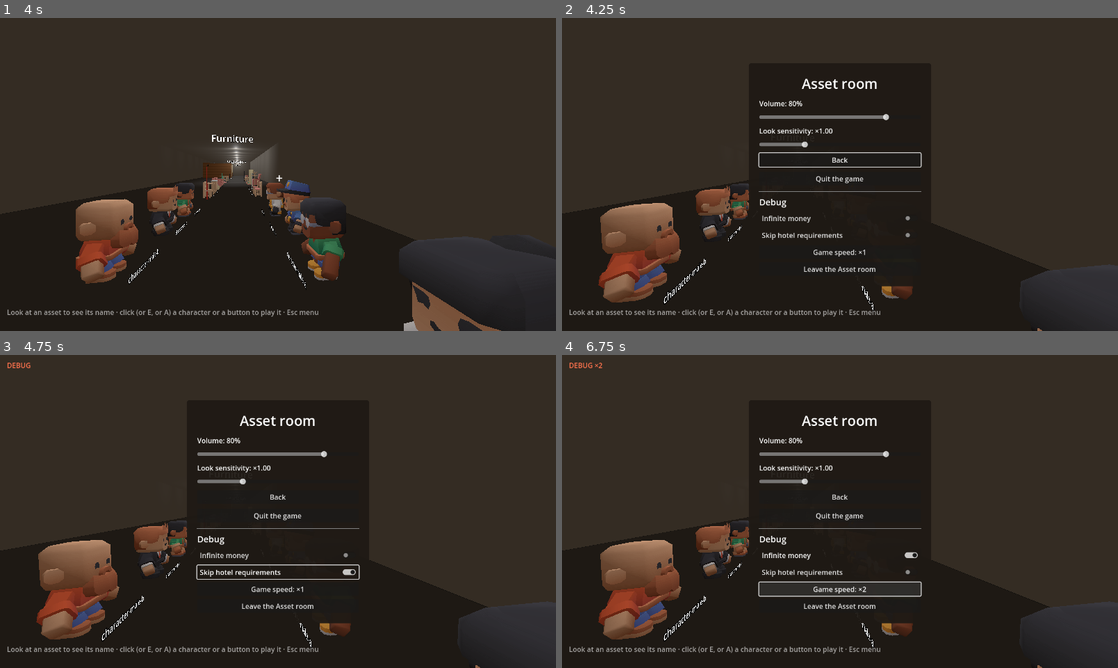
Above: before the commit, frames 1-4 (two rows, left to right).
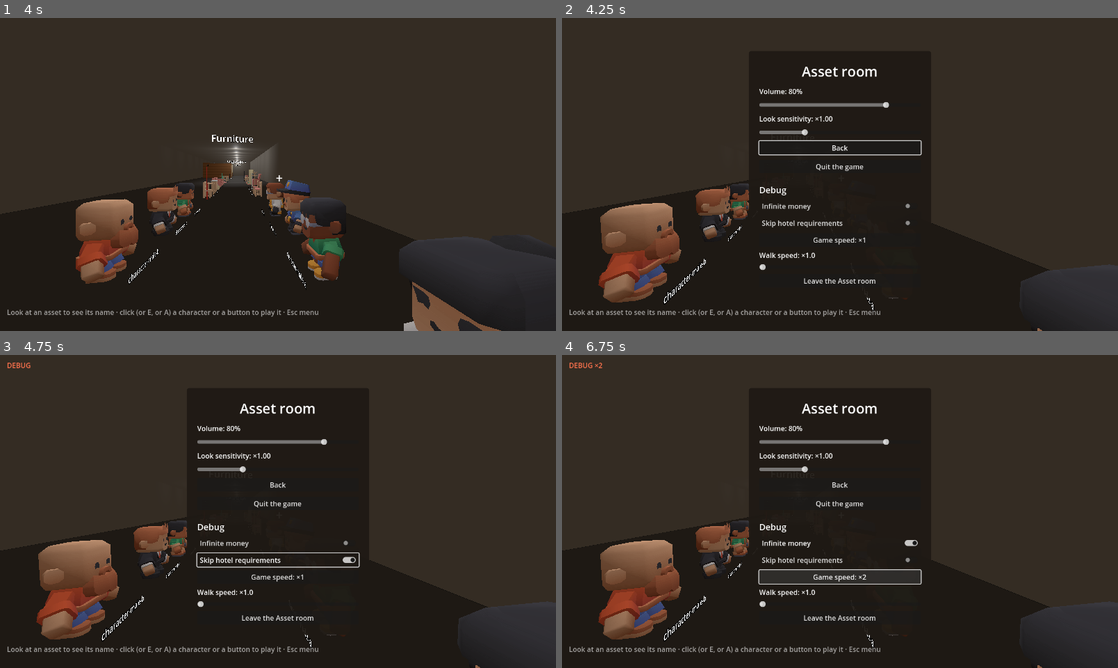
Above: after the commit, the same moments.

Repository: D-Klaassen/elevator-piccolo
Game: Godot game, scene res://scenes/asset_room.tscn
Same seed, same stepped clock (60 frames per second), same inputs: the game is played once before the commit and once after it. This scene is started directly instead of the project's main scene.
Inputs (mouse positions are in pixels of both pictures, inside the frame that each line leads up to):
- Up to frame 1 (4 s): tap Enter (ui_accept) at 0.5, 0.77, 1.52, 3.02, 3.77 s; move the mouse to (305, 174) at 0.52 s; hold E (interact) 0.53-1.28 s; hold W (move_forward) from 0.53 s (still down); click (305, 174) at 0.67 s; move the mouse to (250, 174) at 1.27 s; tap 1 at 1.35, 2.85 s; move the mouse to (289, 168) at 2.02 s; hold E (interact) 2.03-2.78 s; move the mouse to (272, 180) at 2.77 s; click (272, 180) at 2.92 s; move the mouse to (316, 177) at 3.52 s; hold E (interact) from 3.53 s (still down)
- Up to frame 2 (4.25 s): keep holding W (move_forward); keep holding E (interact); tap Escape (pause) at 4.15 s
- Up to frame 3 (4.75 s): release W (move_forward) at 4.25 s; release E (interact) at 4.25 s; click "Skip hotel requirements" at 4.25 s
- Up to frame 4 (6.75 s): click "Skip hotel requirements" at 5 s; click "Infinite money" at 5.75 s; click "Game speed: ×1" at 6.5 s

Frame 1 is identical in both runs. In frame 2, 3.5% of the frame differs, in the area x 35-65%, y 15-90%; in frame 3, 3.5%; in frame 4, 3.6%.

Commit message:
Walk speed slider in the Asset room's menu (×1 to ×4)

Diff:
--- a/scripts/asset_room.gd
+++ b/scripts/asset_room.gd
@@ -12,7 +12,8 @@
 ## working elevator in it) and the sounds (press a button to hear it). The models are
 ## picked up from the asset folders, so a new one shows up on its own.
 ##
-## Esc opens the Settings menu; Leave the Asset room goes back where you came from: the
+## Esc opens the Settings menu, whose Walk speed slider lets you walk up to
+## [constant MAX_WALK_SPEED] times faster; Leave the Asset room goes back where you came from: the
 ## staff room, or a fresh start of the shift you left.
 
 const SCENE := "res://scenes/asset_room.tscn"
@@ -23,16 +24,20 @@
 const HEIGHT := 4.5 ## of the room
 const REFERENCE_HEIGHT := 1.8
 const SIGN_SIZE := 32 ## font size of the asset names at the assets' feet
-## What a floor display shows as you press it: [floor, direction].
 ## Trim that is the same in every hotel, so it is named without the hotel's name.
 const SAME_IN_EVERY_HOTEL: Array[String] = ["door jamb", "threshold", "door panel edge"]
+## What a floor display shows as you press it: [floor, direction].
 const DISPLAY_STATES: Array[Vector2i] = [
 	Vector2i(0, 0), Vector2i(1, 1), Vector2i(2, 1), Vector2i(3, 0), Vector2i(2, -1), Vector2i(1, -1),
 ]
+const MAX_WALK_SPEED := 4.0
 
 ## True when the Asset room was entered from the staff room, so leaving it should go back
 ## there instead of starting a shift. The hotel scene reads it, and clears it, when it loads.
 static var back_to_staff_room := false
+## How many times faster than in the hotel you walk here, set with the Walk speed slider in
+## the Settings menu. It lasts until the game quits, like the [DebugOptions].
+static var walk_speed := 1.0
 
 ## The sounds played, by name, oldest first.
 var played: Array[String] = []
@@ -90,6 +95,7 @@
 	_player.position = Vector3(0.0, 0.05, 0.0)
 	_player.rotation_degrees.y = -90.0 # down the aisle (+X)
 	_player.look_sensitivity = _settings.look_sensitivity
+	_player.speed = Player.SPEED * walk_speed
 	add_child(_player)
 	_build_hud()
 	_player.looking_at_changed.connect(_on_looking_at_changed)
@@ -420,6 +426,7 @@
 
 func _on_settings_changed() -> void:
 	_player.look_sensitivity = _settings.look_sensitivity
+	_player.speed = Player.SPEED * walk_speed
 	_debug_label.text = DebugOptions.label()
 
 
--- a/scripts/player.gd
+++ b/scripts/player.gd
@@ -13,6 +13,9 @@
 ## The metadata the Asset room names a wall or a door panel with, for [method name_of].
 const NAME_META := &"display_name"
 
+## How fast the player walks, in metres per second; the Asset room's walk speed slider
+## raises it.
+var speed := SPEED
 ## Multiplies [constant MOUSE_SENSITIVITY] and [constant STICK_LOOK_SPEED]; set from
 ## [member Settings.look_sensitivity].
 var look_sensitivity := 1.0
@@ -77,8 +80,8 @@
 
 	var input := Input.get_vector("move_left", "move_right", "move_forward", "move_back")
 	var direction := (transform.basis * Vector3(input.x, 0, input.y)).normalized()
-	velocity.x = direction.x * SPEED
-	velocity.z = direction.z * SPEED
+	velocity.x = direction.x * speed
+	velocity.z = direction.z * speed
 	move_and_slide()
 
 	var look := Input.get_vector("look_left", "look_right", "look_up", "look_down")
--- a/scripts/settings_menu.gd
+++ b/scripts/settings_menu.gd
@@ -4,7 +4,8 @@
 ## they move. During a shift Esc (or Start) opens it as the pause menu, and Esc, Start, B or
 ## Resume closes it again; the staff room opens it with its Settings button, and so does
 ## Esc in the Asset room. In debug builds it has a Debug section with the [DebugOptions],
-## End shift now and the way into (or out of) the Asset room.
+## End shift now and the way into (or out of) the Asset room; in the Asset room it also has
+## a slider for [member AssetRoom.walk_speed].
 
 ## Where the menu is opened from.
 enum Where { SHIFT, STAFF_ROOM, ASSET_ROOM }
@@ -32,6 +33,8 @@
 var _end_shift: Button
 var _asset_room: Button
 var _leave_asset_room: Button
+var _walk_speed: HSlider
+var _walk_speed_label: Label
 
 
 func _ready() -> void:
@@ -115,6 +118,14 @@
 	_asset_room.text = "Asset room"
 	_asset_room.pressed.connect(asset_room_requested.emit)
 	debug.add_child(_asset_room)
+	_walk_speed_label = Label.new()
+	debug.add_child(_walk_speed_label)
+	_walk_speed = _slider("WalkSpeed", 1.0, AssetRoom.MAX_WALK_SPEED, 0.5)
+	_walk_speed.value_changed.connect(func(value: float) -> void:
+		AssetRoom.walk_speed = value
+		_update_walk_speed()
+		changed.emit())
+	debug.add_child(_walk_speed)
 	_leave_asset_room = Button.new()
 	_leave_asset_room.name = "LeaveAssetRoom"
 	_leave_asset_room.text = "Leave the Asset room"
@@ -141,6 +152,10 @@
 
 func _update_speed() -> void:
 	_speed.text = "Game speed: ×%d" % DebugOptions.speed
+
+
+func _update_walk_speed() -> void:
+	_walk_speed_label.text = "Walk speed: ×%s" % String.num(AssetRoom.walk_speed, 1)
 
 
 func _slider(slider_name: String, from: float, to: float, step: float) -> HSlider:
@@ -174,6 +189,10 @@
 		_end_shift.visible = where == Where.SHIFT
 		_asset_room.visible = where != Where.ASSET_ROOM
 		_leave_asset_room.visible = where == Where.ASSET_ROOM
+		_walk_speed.visible = where == Where.ASSET_ROOM
+		_walk_speed_label.visible = where == Where.ASSET_ROOM
+		_walk_speed.set_value_no_signal(AssetRoom.walk_speed)
+		_update_walk_speed()
 	show()
 	_close.grab_focus()
 
--- a/tests/asset_room_test.gd
+++ b/tests/asset_room_test.gd
@@ -2,8 +2,8 @@
 ## Headless scripted test of the Asset room: the Settings menu's Debug section takes you
 ## there from a shift or from the staff room, and leaving takes you back where you came
 ## from. Every model under assets/ stands in it, and looking at an asset shows its asset
-## name; a character goes through its animations, the sound buttons play their sounds and
-## the cab's doors work.
+## name; a character goes through its animations, the sound buttons play their sounds,
+## the cab's doors work and the menu's Walk speed slider makes you walk faster.
 ##
 ## Run: tests/run.sh asset_room_test
 
@@ -18,12 +18,14 @@
 	await _test_character()
 	await _test_sounds()
 	await _test_cab()
+	await _test_walk_speed()
 	await _leave_to_shift()
 	await _enter_and_leave_from_staff_room()
 
 
 func _enter_from_shift() -> void:
 	await _escape()
+	_check(not (_menu().find_child("WalkSpeed", true, false) as Control).visible, "the pause menu in a shift has no Walk speed slider")
 	(_menu().find_child("AssetRoom", true, false) as Button).pressed.emit()
 	_room = await _wait_for_room()
 	_check(_room != null and not paused, "the Asset room button in the pause menu opens the Asset room")
@@ -91,6 +93,35 @@
 		if child is ElevatorButton and child.action == "close":
 			child.press()
 	_check(await _wait_until(func() -> bool: return elevator.door_amount == 0.0), "and its close button shuts the doors")
+
+
+func _test_walk_speed() -> void:
+	var player := _room.find_child("Player", true, false) as Player
+	var normal := await _walk(player)
+	await _escape()
+	var slider := _room.find_child("WalkSpeed", true, false) as HSlider
+	_check(slider.visible and slider.value == 1.0, "the menu in the Asset room has a Walk speed slider, at ×1")
+	slider.value = 3.0
+	await _escape()
+	var fast := await _walk(player)
+	_check(is_equal_approx(fast, 3.0 * normal) and is_equal_approx(normal, Player.SPEED),
+			"with it at ×3 you walk three times as fast (%.2f m/s, was %.2f)" % [fast, normal])
+	slider.value = 1.0
+
+
+## Walks forward down the aisle for a moment; returns how fast, in metres per second.
+func _walk(player: Player) -> float:
+	player.global_position = Vector3(2.0, 0.0, 0.0)
+	player.rotation.y = -PI / 2
+	await physics_frame
+	await physics_frame
+	Input.action_press("move_forward")
+	await physics_frame
+	await physics_frame
+	var speed := Vector2(player.velocity.x, player.velocity.z).length()
+	Input.action_release("move_forward")
+	await physics_frame
+	return speed
 
 
 func _leave_to_shift() -> void:
Not shown, changed: README.md
